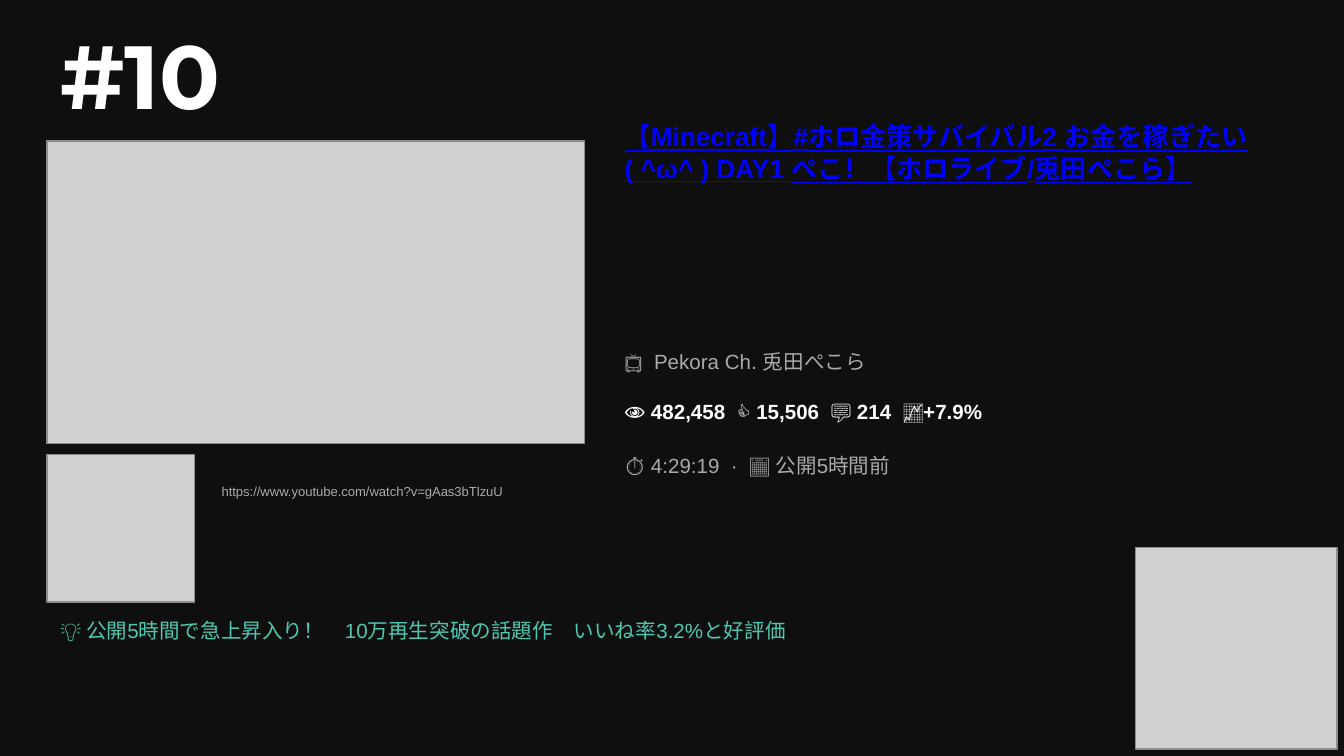
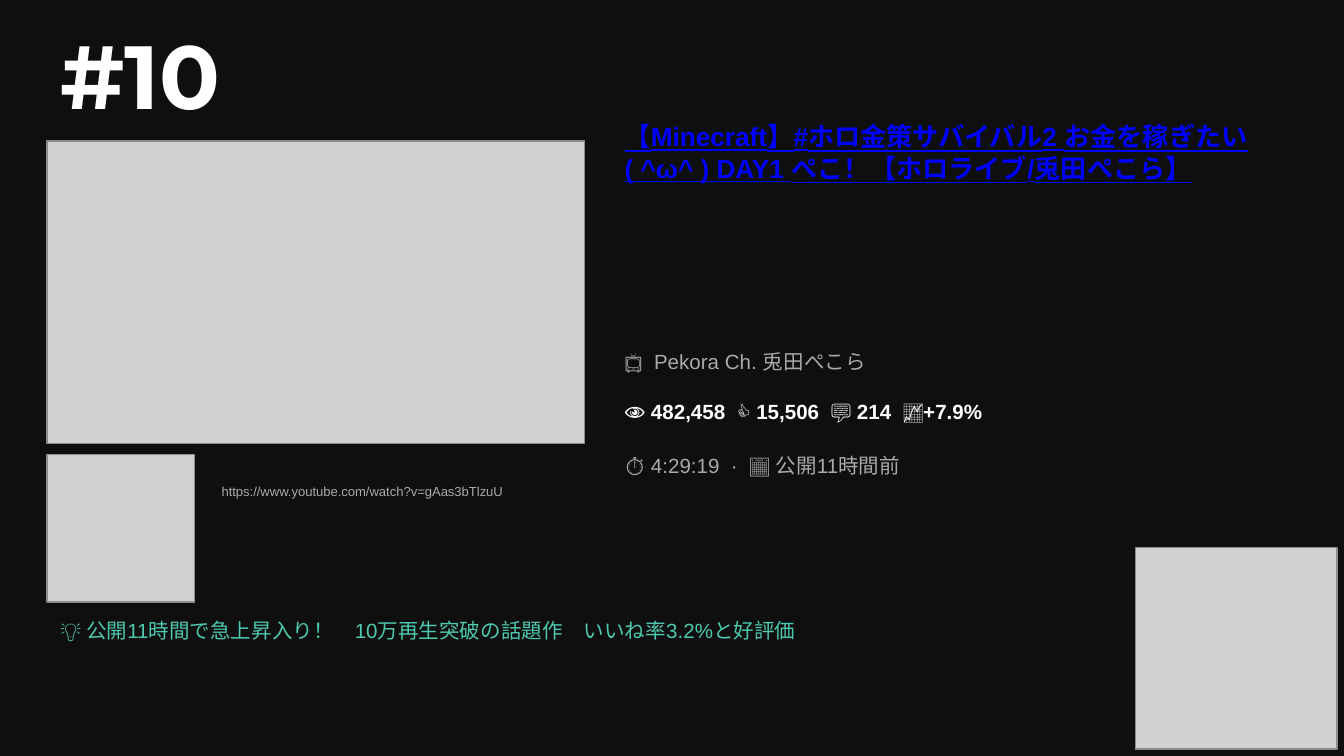
Before and after one commit to asaneasaburo0910-hub/youtube-crawler, a slide deck: slide 2 of youtube_ranking_20260602.pptx. Drawn at 1344x756 pixels with LibreOffice and Linux fonts; fonts in the diff are those of the drawing; grey boxes stand for pictures. Boxes give left, top, right and bottom in pixels: in the first picture for what was removed or moved away, otherwise in the second. Text is boxed around its words. In the diff, an @@ line names an element or a change of style, - is before the commit and + after.

```diff
--- a/youtube_ranking_20260602.pptx
+++ b/youtube_ranking_20260602.pptx
@@ text at <box>651,456,900,475</box>: text changed @@
-⏱ 4:29:19 · 📅 公開5時間前
+⏱ 4:29:19 · 📅 公開11時間前
@@ text at <box>86,621,795,640</box>: text changed @@
-💡 公開5時間で急上昇入り！ 10万再生突破の話題作 いいね率3.2%と好評価
+💡 公開11時間で急上昇入り！ 10万再生突破の話題作 いいね率3.2%と好評価
```
Also in this commit, not shown: 9 other slides changed, 3 other files.
